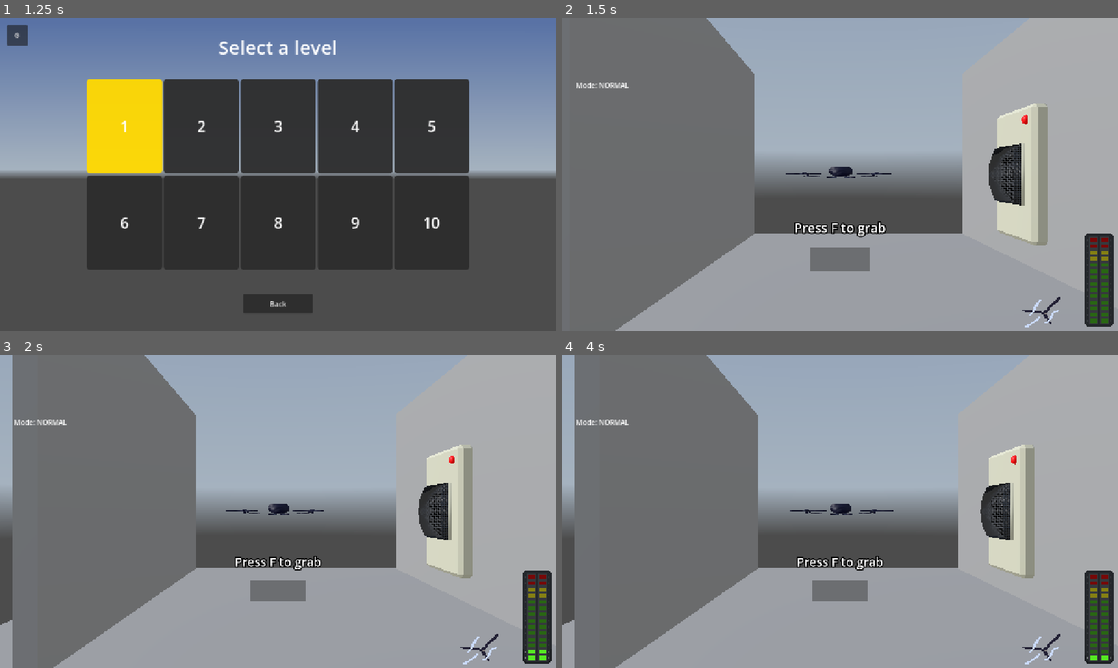
Above: before the commit, frames 1-4 (two rows, left to right).
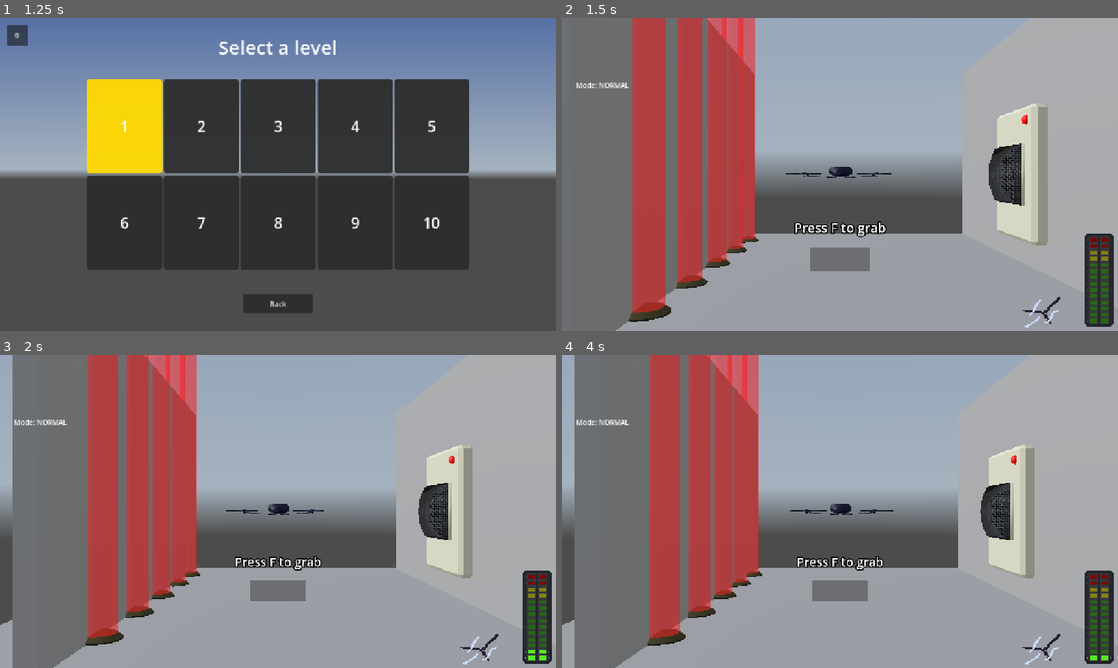
Above: after the commit, the same moments.

Repository: Apmds/operation-spin
Game: Godot game, scene res://src/menus/main_menu.tscn
The game is run twice, just before and just after one commit, with the same random seed, the same clock (stepped at 60 frames per second) and the same inputs. A sky picture missing from this copy of the repository is replaced by a grey-blue gradient.
Inputs (mouse positions are in pixels of both pictures, inside the frame that each line leads up to):
- Up to frame 1 (1.25 s): click "Play" at 0.5 s
- Up to frame 2 (1.5 s): click "1" at 1.25 s
- Up to frame 3 (2 s): no input
- Up to frame 4 (4 s): tap Enter (ui_accept) at 2, 2.27, 3.02 s; move the mouse to (867, 511) at 2.02 s; hold Shift (boost) 2.03-2.78 s; hold Up (move_forward) 2.03-3.5 s; click (867, 511) at 2.17 s; move the mouse to (812, 511) at 2.77 s; tap F (get_documents) at 2.85 s; click "Retry" at 3.5 s

Frame 1 is identical in both runs. In frame 2, 16% of the frame differs, in the area x 12-36%, y 0-98%; in frame 3, 14%; in frame 4, 14%.

Commit message:
lasers tested

Diff:
--- a/src/test_scene.tscn
+++ b/src/test_scene.tscn
@@ -11,6 +11,7 @@
 [ext_resource type="Texture2D" uid="uid://dk1n32sbrro2d" path="res://assets/ui/fan_status_off.png" id="7_ipyvp"]
 [ext_resource type="Texture2D" uid="uid://ddsbbwvfghsib" path="res://assets/ui/audio_meter.png" id="7_lwd14"]
 [ext_resource type="Texture2D" uid="uid://vufmnhf7gqwe" path="res://assets/ui/damage_indicator.png" id="10_71yum"]
+[ext_resource type="PackedScene" uid="uid://biqaasry7jmil" path="res://src/lasers/lasers.tscn" id="12_s4e5k"]
 
 [sub_resource type="BoxMesh" id="BoxMesh_sovdr"]
 size = Vector3(0.17, 3.165, 5.895)
@@ -189,8 +190,16 @@
 [node name="DirectionalLight3D" type="DirectionalLight3D" parent="." unique_id=1262657275]
 transform = Transform3D(-4.371139e-08, 0.57357645, -0.81915206, 0, 0.81915206, 0.57357645, 1, 2.5071824e-08, -3.5806274e-08, 0, 0, 0)
 
+[node name="Lasers" parent="." unique_id=1004871161 instance=ExtResource("12_s4e5k")]
+transform = Transform3D(1, 0, 0, 0, 1, 0, 0, 0, 1, -1.5626678, -1.133545, 0)
+
 [connection signal="boost_changed" from="Drone" to="." method="_on_drone_boost_changed"]
 [connection signal="died" from="Drone" to="." method="_on_drone_died"]
 [connection signal="fans_changed" from="Drone" to="." method="_on_drone_fans_changed"]
 [connection signal="mode_changed" from="Drone" to="." method="_on_drone_mode_changed"]
 [connection signal="documents_grabbed" from="Documents" to="." method="_on_documents_grabbed"]
+[connection signal="body_entered" from="Lasers/Laser" to="Lasers/Laser" method="_on_body_entered"]
+[connection signal="body_entered" from="Lasers/@Area3D@28032" to="Lasers/@Area3D@28032" method="_on_body_entered"]
+[connection signal="body_entered" from="Lasers/@Area3D@28033" to="Lasers/@Area3D@28033" method="_on_body_entered"]
+[connection signal="body_entered" from="Lasers/@Area3D@28034" to="Lasers/@Area3D@28034" method="_on_body_entered"]
+[connection signal="body_entered" from="Lasers/@Area3D@28035" to="Lasers/@Area3D@28035" method="_on_body_entered"]
